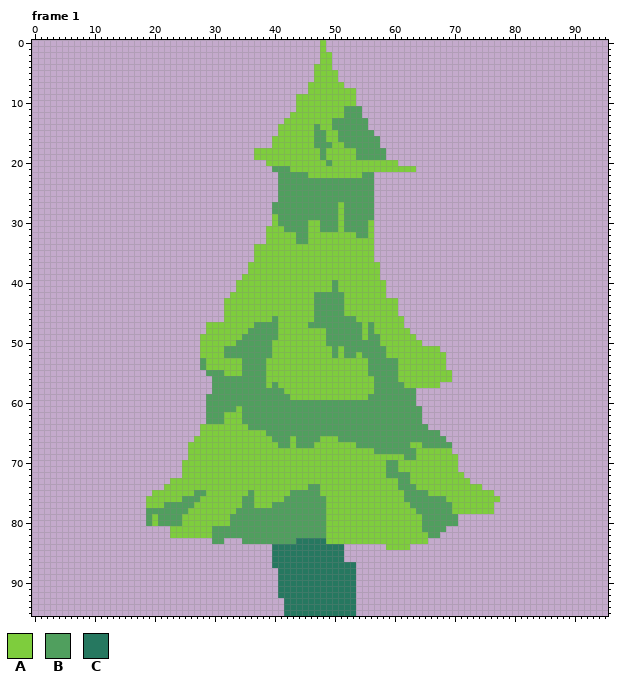
Pixel-art file -- graphics/source/environment/trees.aseprite. This is how it looked before the edit.
96x96 pixels, 8 frames. Shown: frame 1. The commit also changed other frames, which this record leaves out.
Visible layers, top first: "Evening", "Midnight", "Dawn".
Palette (. is transparent): A #7ecd3d  B #509f5e  C #267860
Pixels before, frame 1, first column x 19:
 0 .............................A.............................
 1 .............................A.............................
 2 .............................AA............................
 3 .............................AA............................
 4 ............................AAA............................
 5 ............................AAAA...........................
 6 ............................AAAA...........................
 7 ...........................AAAAAA..........................
 8 ...........................AAAAAAAA........................
 9 .........................AAAAAAAAAA........................
10 .........................AAAAAAAAAA........................
11 .........................AAAAAAAABBB.......................
12 ........................AAAAAAAAABBB.......................
13 .......................AAAAAAAABBBBBB......................
14 ......................AAAAAABAABBBBBB......................
15 ......................AAAAAABBAABBBBBB.....................
16 .....................AAAAAAABBAABBBBBBB....................
17 .....................AAAAAAABBBAABBBBBB....................
18 ..................AAAAAAAAAAABAAAAABBBBB...................
19 ..................AAAAAAAAAAABAAAAABBBBB...................
20 ....................AAAAAAAAAABAAAAAAAAAAA.................
21 .....................BBBAAAAAAAAAAAAAAAAAAAAA..............
22 ......................BBBBBAAAAAAAAABB.....................
23 ......................BBBBBBBBBBBBBBBB.....................
24 ......................BBBBBBBBBBBBBBBB.....................
25 ......................BBBBBBBBBBBBBBBB.....................
26 ......................BBBBBBBBBBBBBBBB.....................
27 .....................BBBBBBBBBBBABBBBB.....................
28 .....................BBBBBBBBBBBABBBBB.....................
29 .....................ABBBBBBBBBBABBBBB.....................
30 .....................ABBBBBAABBBABBBBA.....................
31 ....................AAABBBBAABBBABBBBA.....................
32 ....................AAAAABBAAAAAAAABBA.....................
33 ....................AAAAABBAAAAAAAAAAA.....................
34 ..................AAAAAAAAAAAAAAAAAAAA.....................
35 ..................AAAAAAAAAAAAAAAAAAAA.....................
36 ..................AAAAAAAAAAAAAAAAAAAA.....................
37 .................AAAAAAAAAAAAAAAAAAAAAA....................
38 .................AAAAAAAAAAAAAAAAAAAAAA....................
39 ................AAAAAAAAAAAAAAAAAAAAAAA....................
40 ...............AAAAAAAAAAAAAAAABAAAAAAAA...................
41 ...............AAAAAAAAAAAAAAAABAAAAAAAA...................
42 ..............AAAAAAAAAAAAAABBBBBAAAAAAA...................
43 .............AAAAAAAAAAAAAAABBBBBAAAAAAAAA.................
44 .............AAAAAAAAAAAAAAABBBBBAAAAAAAAA.................
45 .............AAAAAAAAAAAAAAABBBBBAAAAAAAAA.................
46 .............AAAAAAAABAAAAAABBBBBBBAAAAAAAA................
47 ..........AAAAAAAABBBBAAAAABBBBBBBBBABAAAAA................
48 ..........AAAAAAABBBBBAAAAAAAABBBBBBABAAAAAA...............
49 .........AAAAAAABBBBBBAAAAAAAABBBBBBABBAAAAAA..............
50 .........AAAAAABBBBBBAAAAAAAAABBBBBBBBBAAAAAAA.............
51 .........AAAABBBBBBBBAAAAAAAAAABABBBBBBBAAAAAAAAA..........
52 .........AAAABBBBBBBBAAAAAAAAAABABBABBBBAAAAAAAAAA.........
53 .........BAAAAAABBBBAAAAAAAAAAAAAAAAABBBBBAAAAAAAA.........
54 .........BAAAAAABBBBAAAAAAAAAAAAAAAAABBBBBAAAAAAAA.........
55 ..........BBBAAABBBBAAAAAAAAAAAAAAAAABBBBBAAAAAAAAA........
56 ...........BBBBBBBBBAAAAAAAAAAAAAAAAAABBBBAAAAAAAAA........
57 ...........BBBBBBBBBABAAAAAAAAAAAAAAAABBBBBAAAAAA..........
58 ...........BBBBBBBBBBBBAAAAAAAAAAAAAAABBBBBBB..............
59 ..........BBBBBBBBBBBBBBAAAAAAAAAAAAABBBBBBBB..............
60 ..........BBBBBBBBBBBBBBBBBBBBBBBBBBBBBBBBBBB..............
61 ..........BBBBBABBBBBBBBBBBBBBBBBBBBBBBBBBBBBB.............
62 ..........BBBAAABBBBBBBBBBBBBBBBBBBBBBBBBBBBBB.............
63 ..........BBBAAABBBBBBBBBBBBBBBBBBBBBBBBBBBBBB.............
64 .........AAAAAAAABBBBBBBBBBBBBBBBBBBBBBBBBBBBBB............
65 .........AAAAAAAAAAABBBBBBBBBBBBBBBBBBBBBBBBBBBBB..........
66 ........AAAAAAAAAAAAABBBABBBBAAABBBBBBBBBBBBBBBBBB.........
67 .......AAAAAAAAAAAAAAABBABBBAAAAAAABBBBBBBBBAABBBBB........
68 .......AAAAAAAAAAAAAAAAAAAAAAAAAAAAAAABBBBBBBAAAAAA........
69 .......AAAAAAAAAAAAAAAAAAAAAAAAAAAAAAAAAAAABBAAAAAAA.......
70 ......AAAAAAAAAAAAAAAAAAAAAAAAAAAAAAAAAABBAAAAAAAAAA.......
71 ......AAAAAAAAAAAAAAAAAAAAAAAAAAAAAAAAAABBAAAAAAAAAA.......
72 ......AAAAAAAAAAAAAAAAAAAAAAAAAAAAAAAAAABBBBAAAAAAAAA......
73 ....AAAAAAAAAAAAAAAAAAAAAAAAAAAAAAAAAAAAAABBAAAAAAAAAA.....
74 ...AAAAAAAAAAAAAAAAAAAAAAAABBAAAAAAAAAAAAABBBAAAAAAAAAAA...
75 .AAAAAAABBAAAAAAABAAAAAABBBBBAAAAAAAAAAAAAABBBBAAAAAAAAAAA.
76 AAAAAABBBAAAAAAABBAAAAABBBBBBBAAAAAAAAAAAAABBBBBBBAAAAAAAAA
77 AAABBBBBAAAAAAAABBAAABBBBBBBBBAAAAAAAAAAAAAABBBBBBBAAAAAAA.
78 BBBBBBBAAAAAAAABBBBBBBBBBBBBBBAAAAAAAAAAAAAAABBBBBBAAAAAAA.
79 BABBBBAAAAAAAABBBBBBBBBBBBBBBBAAAAAAAAAAAAAAAABBBBBB.......
80 BABBBBAAAAAAAABBBBBBBBBBBBBBBBAAAAAAAAAAAAAAAABBBBBB.......
81 ....AAAAAAABBBBBBBBBBBBBBBBBBBAAAAAAAAAAAAAAAABBBB.........
82 ....AAAAAAABBBBBBBBBBBBBBBBBBBAAAAAAAAAAAAAAAAABB..........
83 ...........BB...BBBBBBBBBCCCCCAAAAAAAAAAAAAAAAA............
84 .....................CCCCCCCCCCCC.......AAAA...............
85 .....................CCCCCCCCCCCC..........................
86 .....................CCCCCCCCCCCC..........................
87 .....................CCCCCCCCCCCCCC........................
88 ......................CCCCCCCCCCCCC........................
89 ......................CCCCCCCCCCCCC........................
90 ......................CCCCCCCCCCCCC........................
91 ......................CCCCCCCCCCCCC........................
92 ......................CCCCCCCCCCCCC........................
93 .......................CCCCCCCCCCCC........................
94 .......................CCCCCCCCCCCC........................
95 .......................CCCCCCCCCCCC........................
The same view after the edit:
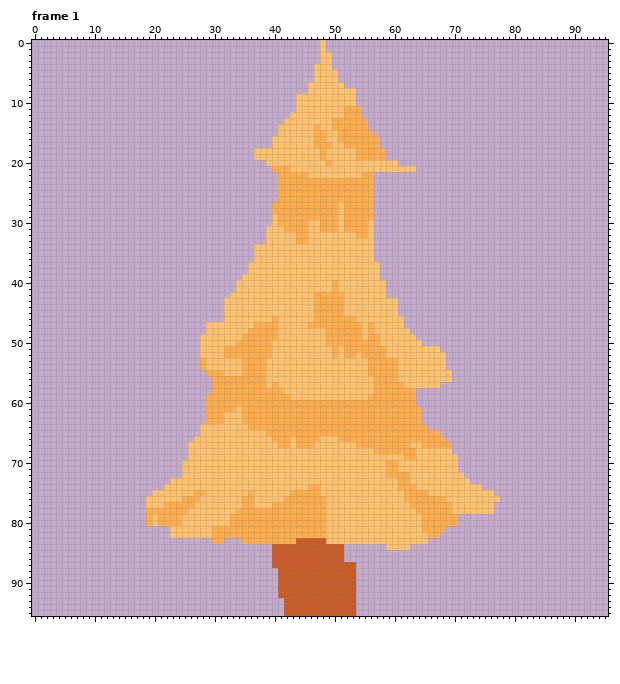
Change:
layer "Midnight" now hidden
layer "Evening" now hidden
colour A: #7ecd3d -> #ffc36f
colour B: #509f5e -> #ffad4d
colour C: #267860 -> #ca5b25
Boxes around the changes in both pictures, in picture pixels (x1, y1, x2, y2):
changed: (146, 40, 500, 616)
